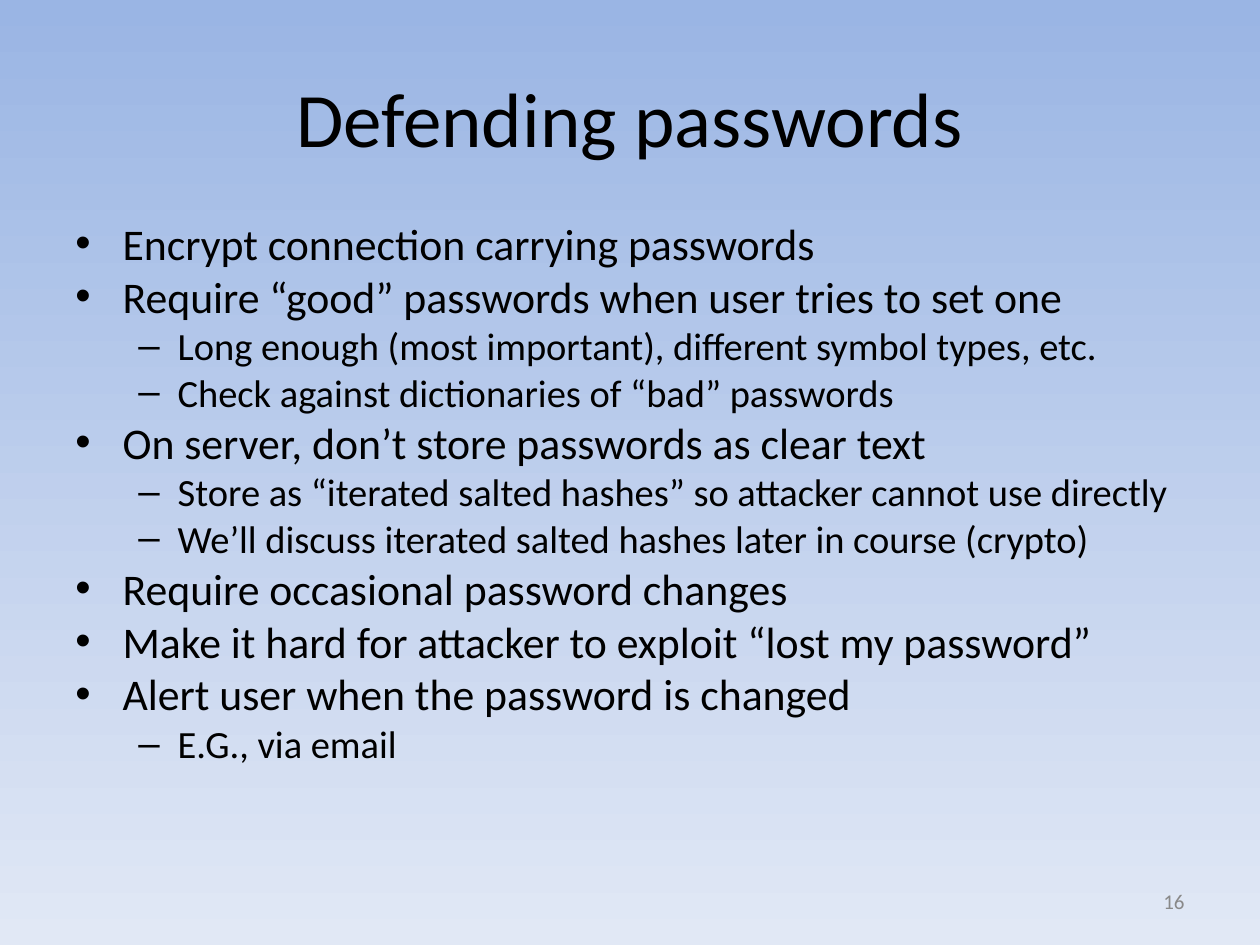
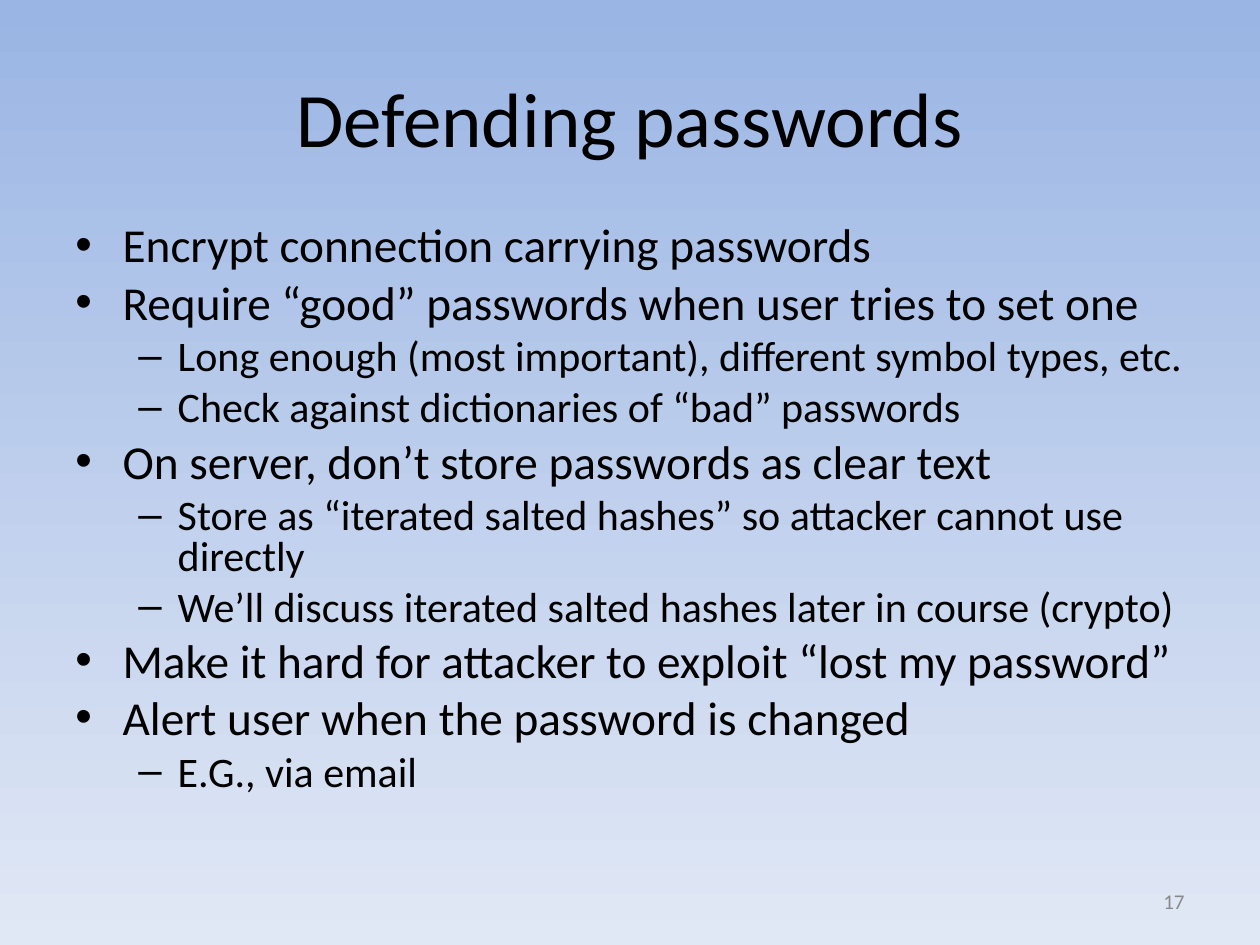
Before and after one commit to david-a-wheeler/david-a-wheeler.github.io, a slide deck: slide 17 of secure-class/presentations/Secure-Software-1-Introduction.ppt (slide 16 before the commit). Drawn at 1260x945 pixels with LibreOffice and Linux fonts; fonts in the diff are those of the drawing. Boxes give left, top, right and bottom in pixels: in the first picture for what was removed or moved away, otherwise in the second. Text is boxed around its words. In the diff, an @@ line names an element or a change of style, - is before the commit and + after.

```diff
--- a/secure-class/presentations/Secure-Software-1-Introduction.ppt
+++ b/secure-class/presentations/Secure-Software-1-Introduction.ppt
@@ text "Encrypt connection carrying passwords" at [123, 229, 1182, 792]: size 25 to 27 pt in "Encrypt connection carrying passwords", "Require “good” passwords when user tries to ...", "On server, don’t store passwords as clear ...", "Make it hard for attacker to exploit ..." and 1 more places; size 22 to 24 pt in "Long enough (most important), different symbol types, ...", "Check against dictionaries of “bad” passwords", "Store as “iterated salted hashes” so attacker ...", "We’ll discuss iterated salted hashes later in ..." and 1 more places @@
@@ text at [123, 574, 787, 613]: paragraph removed @@
-• Require occasional password changes
@@ page number at [1163, 895, 1184, 909]: text changed @@
-16
+17
```
Also in this commit, not shown: 9 other slides changed, 3 slides added, 1 other file.
